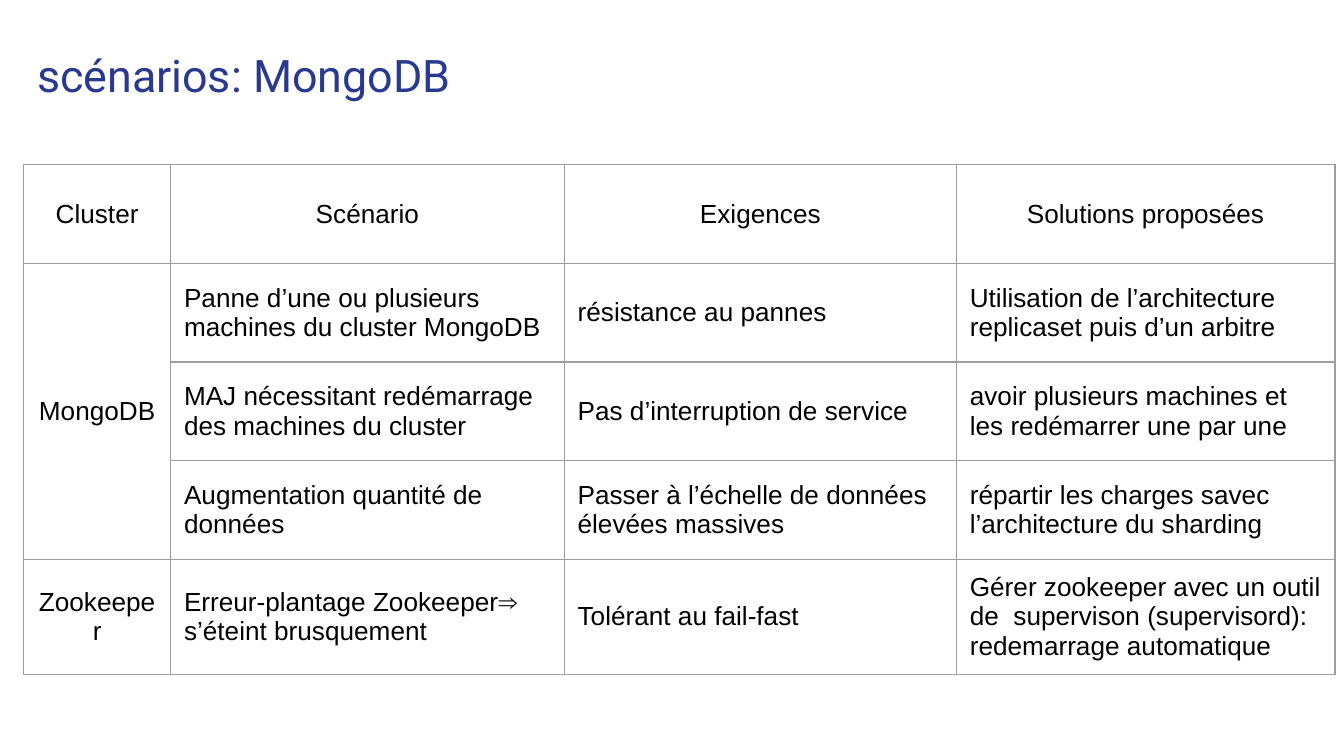
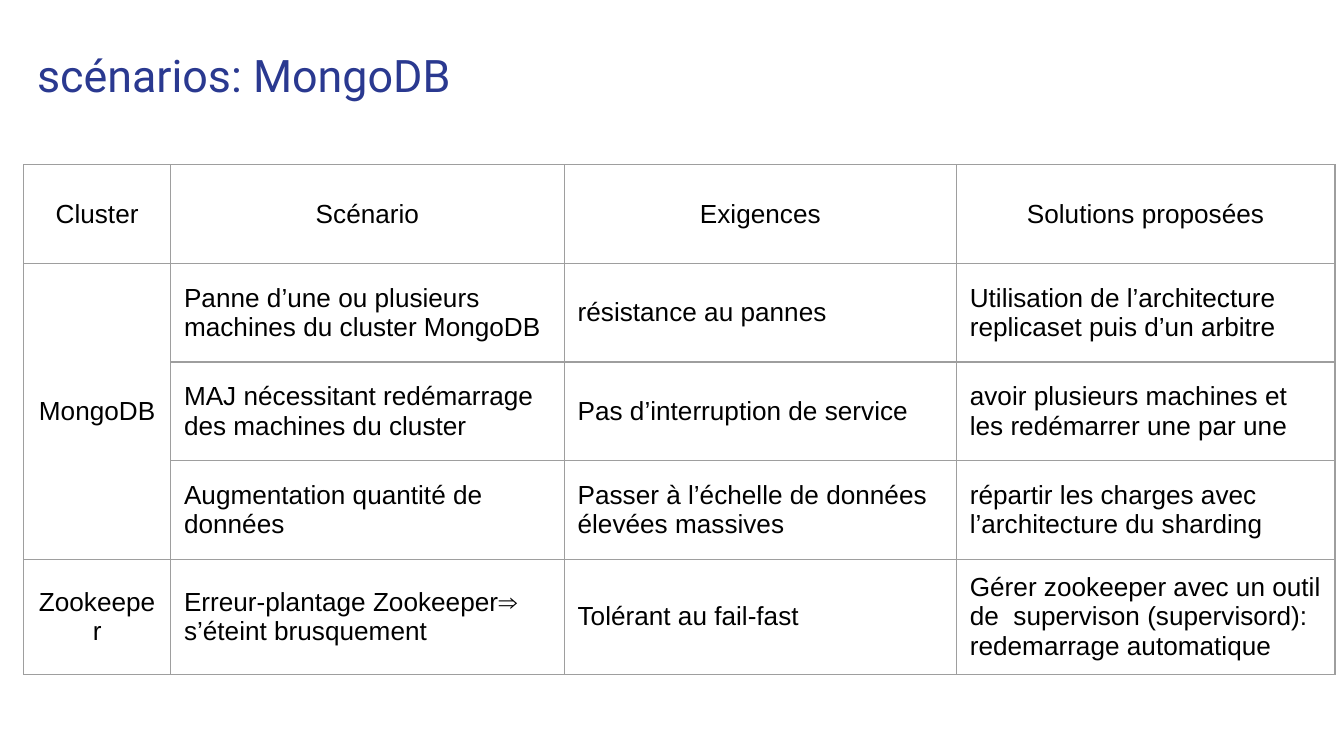
Before and after one commit to carolio7/lambda_architecture_for_tweetsProcessing, a slide deck: slide 34 of presentation/presentation_projet5_v01.pptx. Drawn at 1344x756 pixels with LibreOffice and Linux fonts; fonts in the diff are those of the drawing. Boxes give left, top, right and bottom in pixels: in the first picture for what was removed or moved away, otherwise in the second. Text is boxed around its words. In the diff, an @@ line names an element or a change of style, - is before the commit and + after.

```diff
--- a/presentation/presentation_projet5_v01.pptx
+++ b/presentation/presentation_projet5_v01.pptx
@@ table at box(24, 165, 1336, 665) @@
-row 4, column 4: répartir les charges savec l’architecture du sharding
+row 4, column 4: répartir les charges avec l’architecture du sharding
```
Also in this commit, not shown: 11 other slides changed, 1 slide added, 1 slide removed, 1 other file.
